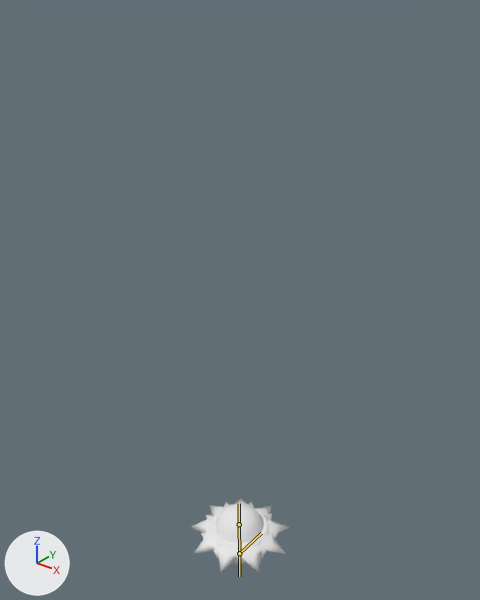
What one commit did to the Blender file Top_Game_Prototype/Assets/Models/Spinner_Proto.blend.
Both versions are drawn from a 50 mm lens placed at (12.92, -16.11, 21.88), pointed at (-0.37, 0.49, 11.59). Lighting does not change. The marker at lower left points along +X, +Y and +Z. The bones that bend it are drawn over the model as lines.

The first picture shows 'Spinner'.
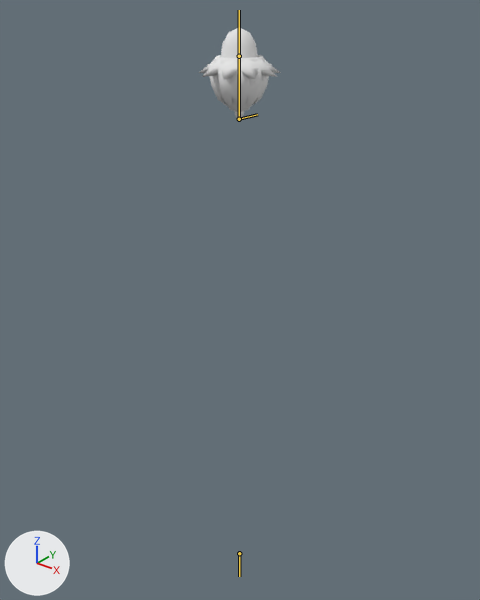
The newer file adds an action. The first version stands in its rest pose; the second is drawn at frame 1 of the action 'Fall'.

The change, as a diff of the scene's bpy script:
```diff
--- a/Top_Game_Prototype/Assets/Models/Spinner_Proto.blend.py
+++ b/Top_Game_Prototype/Assets/Models/Spinner_Proto.blend.py
@@ bone_group @@
 bone_group = bpy.data.objects['Armature'].pose.bones['Group']  # child of 'Root'
-bone_group.location = (0.0, 0.0, 0.0)
-bone_group.scale = (1.0, 1.0, 1.0)
+bone_group.location = (18.0, 0.0, 0.0)
+bone_group.scale = (1.11, 0.59, 0.59)
```

Boxes (x1, y1, x2, y2) around the edits, measured in the pictures (480 x 600 px):
'Spinner', posed (16% narrower, 24% taller)
    before: (191, 498, 289, 572)
    after: (199, 27, 281, 119)
bone 'Group', root to tip
    before: (239, 553) to (261, 533)
    after: (239, 119) to (257, 114)
